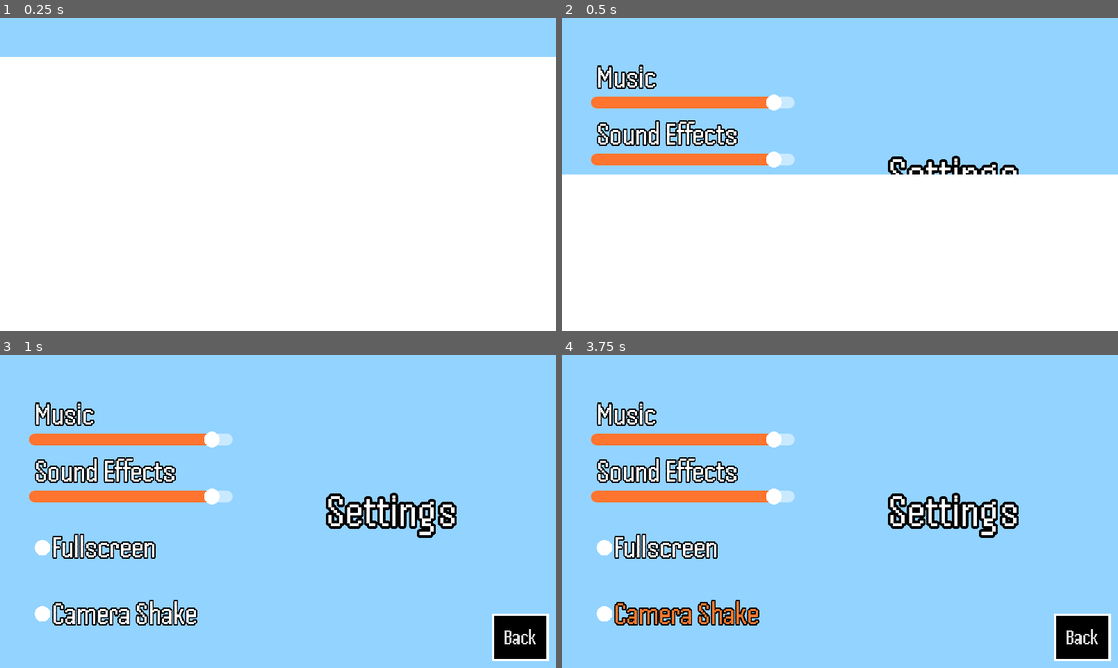
Above: before the commit, frames 1-4 (two rows, left to right).
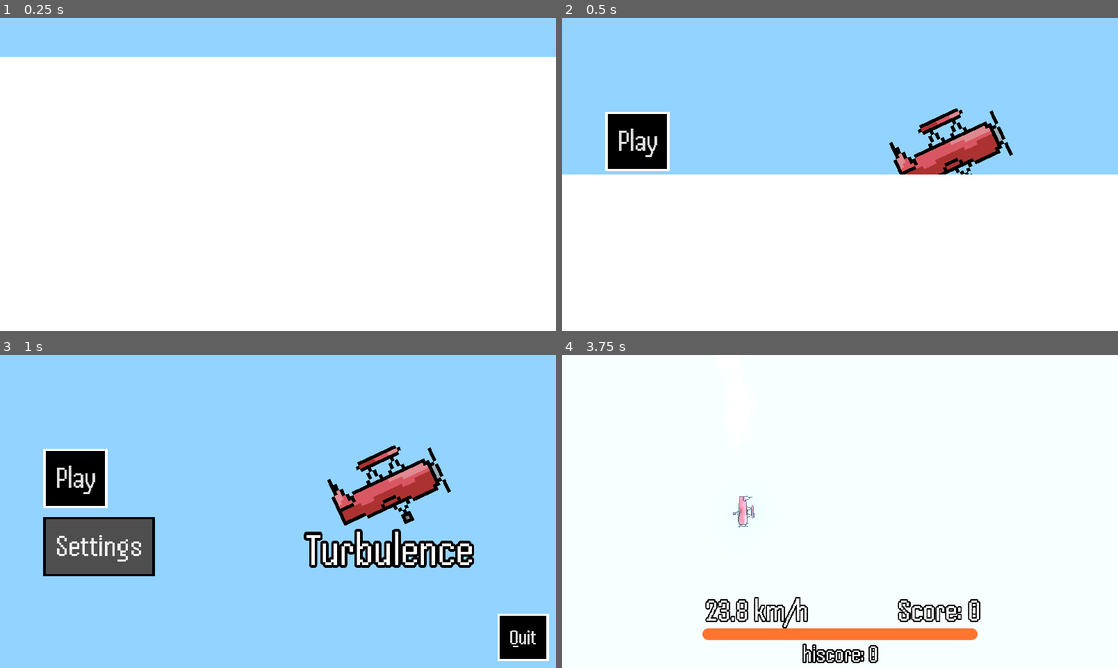
Above: after the commit, the same moments.

Repository: ShellShift/turbulence
Game: Godot game, scene res://scenes/menus.tscn
Same seed, same stepped clock (60 frames per second), same inputs: the game is played once before the commit and once after it.
Inputs (mouse positions are in pixels of both pictures, inside the frame that each line leads up to):
- Up to frame 1 (0.25 s): no input
- Up to frame 2 (0.5 s): no input
- Up to frame 3 (1 s): click "Back" (after the commit: "Settings") at 0.5 s
- Up to frame 4 (3.75 s): click (639, 477) at 1.25 s, where only the run after the commit has a clickable "Play"; click (639, 477) at 2 s, where only the run after the commit has a clickable "Play"; click (695, 614) at 2.75 s, where only the run before the commit has a clickable "Camera Shake"; click (695, 614) at 3.5 s, where only the run before the commit has a clickable "Camera Shake"

Frame 1 is identical in both runs. In frame 2, 8.1% of the frame differs, in the area x 5-83%, y 14-50%; in frame 3, 17%; in frame 4, 98%, in the area x 0-100%, y 0-100%.

Commit message:
Cloud spawner, bugfixing

Diff:
--- a/prefabs/balloon.tscn
+++ b/prefabs/balloon.tscn
@@ -1,26 +1,24 @@
 [gd_scene load_steps=4 format=3 uid="uid://d2rikdh5x743t"]
 
 [ext_resource type="Script" path="res://scripts/rock.gd" id="1_u5chy"]
-[ext_resource type="Texture2D" uid="uid://c0gnx2sxv5xqb" path="res://graphics/sprites/balloon.png" id="2_rrtoh"]
+[ext_resource type="Texture2D" uid="uid://bb4edllf0amvv" path="res://graphics/sprites/balloon.png" id="2_rrtoh"]
 
 [sub_resource type="RectangleShape2D" id="RectangleShape2D_s4enp"]
-size = Vector2(7, 16)
+size = Vector2(23, 32)
 
 [node name="Balloon" type="Area2D"]
 script = ExtResource("1_u5chy")
 particle = "balloon"
 
 [node name="Sprite" type="Sprite2D" parent="."]
-scale = Vector2(0.5, 0.5)
 texture = ExtResource("2_rrtoh")
-hframes = 2
 
 [node name="CollisionShape" type="CollisionShape2D" parent="."]
-position = Vector2(-0.5, 0)
+position = Vector2(0.25, 0)
 shape = SubResource("RectangleShape2D_s4enp")
 
 [node name="OnScreen" type="VisibleOnScreenNotifier2D" parent="."]
-rect = Rect2(-8, -500, 16, 1000)
+rect = Rect2(-12, -500, 24, 1000)
 
 [connection signal="body_entered" from="." to="." method="_on_body_entered"]
 [connection signal="screen_exited" from="OnScreen" to="." method="_on_screen_exited"]
--- a/prefabs/cloud.tscn
+++ b/prefabs/cloud.tscn
@@ -1,16 +1,15 @@
 [gd_scene load_steps=3 format=3 uid="uid://c2emoc32h2l4m"]
 
-[ext_resource type="Texture2D" uid="uid://m7iq6btc7v8t" path="res://graphics/sprites/clouds.png" id="1_ip7jr"]
-[ext_resource type="Script" path="res://scripts/cloud.gd" id="2_rgx6s"]
+[ext_resource type="Texture2D" uid="uid://m7iq6btc7v8t" path="res://graphics/sprites/clouds.png" id="1_wp8dx"]
+[ext_resource type="Script" path="res://scripts/cloud.gd" id="2_nerag"]
 
 [node name="Cloud" type="Sprite2D"]
-modulate = Color(1, 1, 1, 0.784314)
-scale = Vector2(5, 5)
-texture = ExtResource("1_ip7jr")
+z_index = -1
+scale = Vector2(2, 2)
+texture = ExtResource("1_wp8dx")
 hframes = 3
-script = ExtResource("2_rgx6s")
+script = ExtResource("2_nerag")
 
 [node name="OnScreen" type="VisibleOnScreenNotifier2D" parent="."]
-rect = Rect2(-16, -500, 32, 1000)
 
 [connection signal="screen_exited" from="OnScreen" to="." method="_on_screen_exited"]
--- a/prefabs/plane.tscn
+++ b/prefabs/plane.tscn
@@ -56,6 +56,7 @@
 colors = PackedColorArray(1, 0.533333, 0, 1, 1, 1, 1, 1)
 
 [node name="Plane" type="CharacterBody2D"]
+process_mode = 1
 script = ExtResource("1_xiqh5")
 speed = 100.0
 increase_speed = 25.0
--- a/prefabs/rock.tscn
+++ b/prefabs/rock.tscn
@@ -4,21 +4,22 @@
 [ext_resource type="Texture2D" uid="uid://qkarigyi58bd" path="res://graphics/sprites/rock.png" id="2_64ufd"]
 
 [sub_resource type="RectangleShape2D" id="RectangleShape2D_s4enp"]
-size = Vector2(14, 8)
+size = Vector2(21, 12)
 
 [node name="Rock" type="Area2D"]
 script = ExtResource("1_653mf")
 particle = "rock"
 
 [node name="Sprite" type="Sprite2D" parent="."]
-scale = Vector2(0.5, 0.5)
+scale = Vector2(0.75, 0.75)
 texture = ExtResource("2_64ufd")
 
 [node name="CollisionShape" type="CollisionShape2D" parent="."]
+position = Vector2(-0.5, 0)
 shape = SubResource("RectangleShape2D_s4enp")
 
 [node name="OnScreen" type="VisibleOnScreenNotifier2D" parent="."]
-rect = Rect2(-8, -500, 16, 1000)
+rect = Rect2(-10.498, -500, 20.996, 1000)
 
 [connection signal="body_entered" from="." to="." method="_on_body_entered"]
 [connection signal="screen_exited" from="OnScreen" to="." method="_on_screen_exited"]
--- a/scenes/game.tscn
+++ b/scenes/game.tscn
@@ -9,6 +9,8 @@
 [ext_resource type="PackedScene" uid="uid://d2rikdh5x743t" path="res://prefabs/balloon.tscn" id="4_26pqh"]
 [ext_resource type="Theme" uid="uid://dukbhiljsmqyd" path="res://graphics/ui_theme.tres" id="4_h4is3"]
 [ext_resource type="PackedScene" uid="uid://cq6bvm8gcv3ro" path="res://prefabs/rock.tscn" id="5_lscy8"]
+[ext_resource type="Script" path="res://scripts/cloud_spawner.gd" id="10_aqkwm"]
+[ext_resource type="PackedScene" uid="uid://c2emoc32h2l4m" path="res://prefabs/cloud.tscn" id="11_8hwsk"]
 
 [sub_resource type="Animation" id="Animation_65uy4"]
 length = 0.001
@@ -98,10 +100,33 @@
 "slide_out": SubResource("Animation_5uuf8")
 }
 
+[sub_resource type="Environment" id="Environment_pr0gx"]
+background_mode = 3
+glow_enabled = true
+glow_bloom = 1.0
+glow_blend_mode = 4
+
 [node name="Game" type="Node2D"]
+process_mode = 3
 script = ExtResource("1_uryna")
 
 [node name="CanvasLayer" type="CanvasLayer" parent="."]
+
+[node name="Title" type="Label" parent="CanvasLayer"]
+anchors_preset = 8
+anchor_left = 0.5
+anchor_top = 0.5
+anchor_right = 0.5
+anchor_bottom = 0.5
+offset_left = -204.5
+offset_top = -36.5
+offset_right = 204.5
+offset_bottom = 36.5
+grow_horizontal = 2
+grow_vertical = 2
+theme = ExtResource("4_h4is3")
+theme_override_constants/outline_size = 10
+text = "Click and Hold to Fly"
 
 [node name="SpeedLabel" type="Label" parent="CanvasLayer"]
 anchors_preset = 7
@@ -117,7 +142,7 @@
 grow_vertical = 0
 theme = ExtResource("4_h4is3")
 theme_override_constants/outline_size = 10
-text = "100.0 km/h"
+text = "0.0 km/h"
 
 [node name="FuelSlider" type="HSlider" parent="CanvasLayer"]
 anchors_preset = 7
@@ -306,6 +331,7 @@
 horizontal_alignment = 1
 
 [node name="Camera" type="Camera2D" parent="." node_paths=PackedStringArray("target")]
+process_mode = 1
 position = Vector2(100, 0)
 zoom = Vector2(2, 2)
 script = ExtResource("1_7jmaq")
@@ -324,15 +350,27 @@
 speed = 0.0
 
 [node name="Spawner" type="Node2D" parent="."]
+process_mode = 1
 script = ExtResource("3_l7hnn")
 prefabs = Array[PackedScene]([ExtResource("4_26pqh"), ExtResource("5_lscy8")])
-offset = Vector2(404, 0)
+offset = Vector2(412, 0)
 time = 2.0
 time_decrease = 0.05
 min_time = 0.25
 smin = Vector2(-48, -48)
 smax = Vector2(48, 48)
 
+[node name="CloudSpawner" type="Node2D" parent="."]
+process_mode = 1
+position = Vector2(420, 0)
+script = ExtResource("10_aqkwm")
+prefab = ExtResource("11_8hwsk")
+variation = Vector2(-162, 162)
+time = 1.0
+
+[node name="WorldEnvironment" type="WorldEnvironment" parent="."]
+environment = SubResource("Environment_pr0gx")
+
 [connection signal="pressed" from="CanvasLayer/LoseMenu/Restart" to="CanvasLayer/LoseMenu" method="restart"]
 [connection signal="pressed" from="CanvasLayer/LoseMenu/Quit" to="CanvasLayer/LoseMenu" method="quit"]
 [connection signal="pressed" from="CanvasLayer/PauseMenu/Resume" to="CanvasLayer/PauseMenu" method="toggle_pause"]
--- a/scenes/menus.tscn
+++ b/scenes/menus.tscn
@@ -15,10 +15,9 @@
 theme = ExtResource("1_mrgx2")
 script = ExtResource("2_rjel8")
 time = 0.3
-active = NodePath("Settings")
+active = NodePath("Main")
 
 [node name="Main" type="Control" parent="."]
-visible = false
 layout_mode = 1
 anchors_preset = 15
 anchor_right = 1.0
@@ -102,6 +101,7 @@
 text = "Quit"
 
 [node name="Settings" type="Control" parent="."]
+visible = false
 layout_mode = 1
 anchors_preset = 15
 anchor_right = 1.0
@@ -134,7 +134,7 @@
 anchor_top = 1.0
 anchor_right = 1.0
 anchor_bottom = 1.0
-offset_left = -101.0
+offset_left = -139.0
 offset_top = -93.0
 offset_right = -35.0
 offset_bottom = -34.0
--- /dev/null
+++ b/scripts/cloud_spawner.gd
@@ -0,0 +1,27 @@
+extends Node2D
+
+@onready var storm = $"../Camera/Storm"
+@onready var camera = $"../Camera"
+@export var prefab: PackedScene
+@export var variation: Vector2
+@export var time: float
+var timer: float
+var offset: float
+
+func _ready():
+	offset = position.x
+
+func spawn():
+	position.x = camera.position.x + offset
+	position.y = randf_range(variation.x, variation.y) + camera.position.y
+	var cloud = prefab.instantiate()
+	var color = 1 - storm.color.a / 2
+	cloud.modulate = Color(color, color, color, .75)
+	cloud.position = global_position
+	add_sibling(cloud)
+
+func _process(delta):
+	timer += delta
+	if timer >= time:
+		spawn()
+		timer = 0
--- a/scripts/game.gd
+++ b/scripts/game.gd
@@ -5,8 +5,10 @@
 @onready var hiscore_label = $CanvasLayer/HiscoreLabel
 var score: int
 var hiscore: int
+var game_started: bool
 
 func _ready():
+	get_tree().paused = true
 	if FileAccess.file_exists("user://hiscore"):
 		var file = FileAccess.open("user://hiscore", FileAccess.READ)
 		hiscore = int(file.get_as_text())
@@ -14,6 +16,10 @@
 	hiscore_label.text = "hiscore: %d" % hiscore
 
 func _process(_delta):
+	if Input.is_action_just_pressed("fly") && !game_started:
+		get_tree().paused = false
+		game_started = true
+		$CanvasLayer/Title.queue_free()
 	if plane.dead: return
 	score = plane.position.x * .01
 	score_label.text = "Score: %d" % score
--- a/scripts/menus.gd
+++ b/scripts/menus.gd
@@ -22,7 +22,15 @@
 	prev_active.hide()
 
 func icon_hover():
-	$Main/Icon.rotation += 6.16
+	var icon = $Main/Icon
+	var tween = create_tween()
+	tween.tween_property(icon, "rotation", 0, time)\
+		.set_trans(Tween.TRANS_SINE)\
+		.set_ease(Tween.EASE_IN_OUT)
 
 func icon_unhover():
-	$Main/Icon.rotation -= 6.16
+	var icon = $Main/Icon
+	var tween = create_tween()
+	tween.tween_property(icon, "rotation", deg_to_rad(-25), time)\
+		.set_trans(Tween.TRANS_SINE)\
+		.set_ease(Tween.EASE_IN_OUT)
--- a/scripts/settings.gd
+++ b/scripts/settings.gd
@@ -11,7 +11,7 @@
 		"music": 0,
 		"sfx": 0,
 		"fullscreen": false,
-		"camera_shake": false
+		"camera_shake": true
 	}
 	$Music.value = data.music
 	$SoundEffects.value = data.sfx
Binary file changed: graphics/aseprites/balloon.ase
Binary file changed: graphics/sprites/balloon.png
Not shown, changed: graphics/sprites/balloon.png.import
Not shown: 1 places in scenes/game.tscn that only renumber resources
